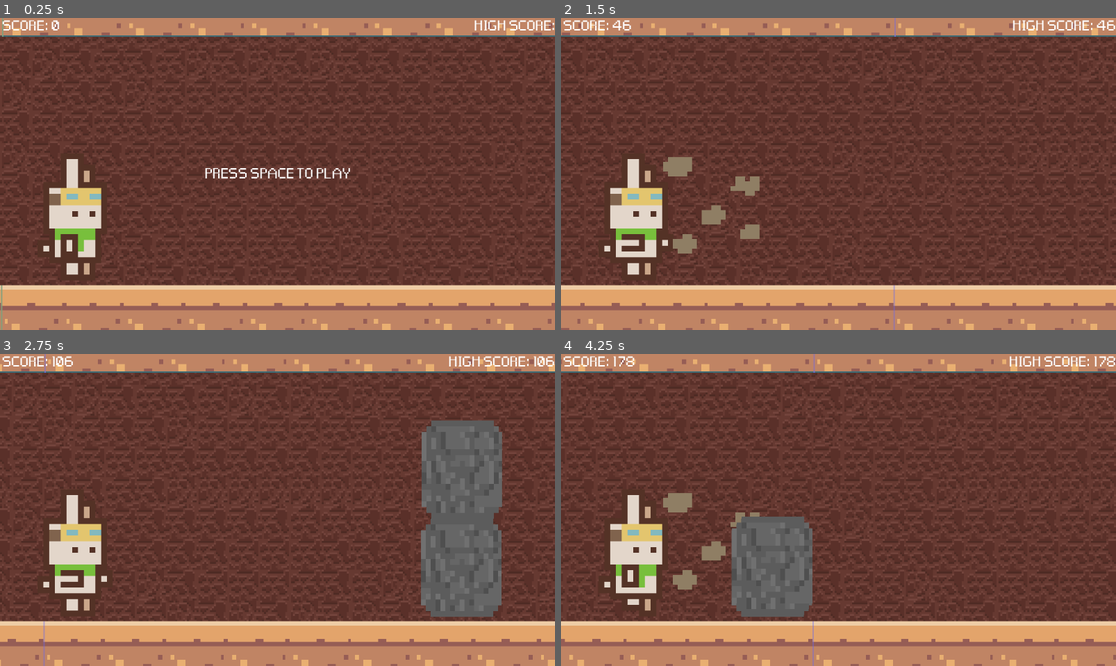
Above: before the commit, frames 1-4 (two rows, left to right).
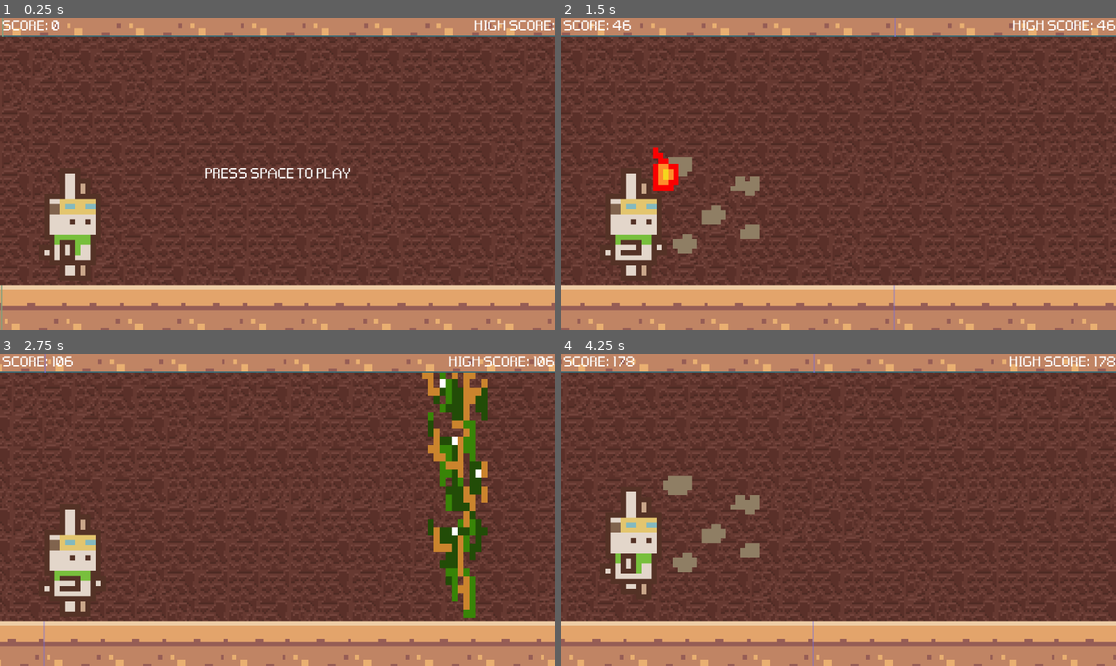
Above: after the commit, the same moments.

Repository: maryandrearv/the-elemental-path
Game: Godot game, scene res://scenes/main.tscn
Same seed, same stepped clock (60 frames per second), same inputs: the game is played once before the commit and once after it. This scene is started directly instead of the project's main scene.
Inputs:
- Up to frame 1 (0.25 s): no input
- Up to frame 2 (1.5 s): tap Space at 0.5 s; tap R (fire) at 0.6 s; tap Enter (ui_accept) at 0.77 s; tap E (earth) at 1.35 s
- Up to frame 3 (2.75 s): tap Enter (ui_accept) at 1.52 s; tap R (fire) at 1.55, 2.1 s
- Up to frame 4 (4.25 s): tap R (fire) at 2.85, 3.8 s; tap Enter (ui_accept) at 3.02, 3.77 s; tap E (earth) at 3.6 s

The runs differ from the first frame. In frame 1, 1.8% of the frame differs, in the area x 6-20%, y 43-83%; in frame 2, 2.3%; in frame 3, 12%, in the area x 6-91%, y 6-85%; in frame 4, 8.1%.

Commit message:
Added a platform obstacle that echo can jump over or stay under. The plan with this is to have some obstacles form under or over the platform at times to trick players. Also fixed a few sprite changes. Temporarily reverted the vine back to Area2D until I can figure out how to make the vine stop the player

Diff:
--- a/runner/runner/echo.gd
+++ b/runner/runner/echo.gd
@@ -24,7 +24,7 @@
 		_hide_earth_animation()
 
 	elif Input.is_action_just_pressed("fire"):
-		fire_animation.visible = false
+		fire_animation.visible = true
 		echo_sprite.play("cast")
 		fire_animation.play("fire")
 
--- a/runner/runner/main.gd
+++ b/runner/runner/main.gd
@@ -1,10 +1,11 @@
 extends Node2D
 
 @onready var fire_animation: AnimatedSprite2D = $Fire
-@onready var vine_area: StaticBody2D = $Vine
+@onready var vine_area: Area2D = $Vine
 
 # preload obstacle scenes
 var rock_scene = preload("res://scenes/rock.tscn")
+var platform_scene = preload("res://scenes/platform.tscn")
 @onready var vine_scene = preload("res://scenes/vine.tscn")
 @onready var slash_scene = preload("res://scenes/slash.tscn")
 #var obstacle_types := [rock_scene,rock_scene,rock_scene]
@@ -41,7 +42,6 @@
 const SPEED_MODIFIER : int = 12000
 var push_distance: float = 800.0
 
-var is_stopped : bool = false
 
 # Called when the node enters the scene tree for the first time.
 func _ready() -> void:
@@ -147,7 +147,7 @@
 func generate_obs():
 	# Ensure to generate rocks at appropriate intervals
 	if last_obs == null or (is_instance_valid(last_obs) and last_obs.position.x < score + randi_range(300, 500)):
-		var obstacle_type = randi_range(0, 1)
+		var obstacle_type = randi_range(0, 2)
 
 		var obs
 		var obs_x : int = $Camera2D.position.x + screen_size.x + randi_range(200, 400)
@@ -172,6 +172,14 @@
 			add_child(obs)
 			var obs_height = obs.get_node("Sprite2D").texture.get_height()
 			var obs_y : int = ceiling_height #position near ceiling
+
+			add_obs(obs, obs_x, obs_y)
+
+		elif obstacle_type == 2: #Platform
+			obs = platform_scene.instantiate()
+			var obs_height = obs.get_node("Sprite2D").texture.get_height()
+			var obs_scale = obs.get_node("Sprite2D").scale
+			var obs_y : int = (screen_size.y - ground_height - ceiling_height) / 1.90 - obs_height / 3
 
 			add_obs(obs, obs_x, obs_y)
 
@@ -249,7 +257,7 @@
 	add_child(slash_area)
 
 	#Short period visibilty for slash
-	slash_area.visible = true
+	slash_area.visible = false
 
 	#Connect collision signal
 	slash_area.connect("area_entered", Callable(self, "_on_slash_hit"))
@@ -257,8 +265,10 @@
 	#Set fireball to move forward
 	await get_tree().create_timer(0.1).timeout
 
-	#Connect the collision signal and bind fireball to remove
-	slash_area.queue_free()
+	if is_instance_valid(slash_area):
+		slash_area.disconnect("area_entered", Callable(self, "_on_slash_hit"))
+		#Connect the collision signal and bind fireball to remove
+		slash_area.queue_free()
 
 #Vine should dissapear when hit by fire slash
 func _on_slash_hit(area: Area2D) -> void:
--- a/runner/runner/scenes/Echo.tscn
+++ b/runner/runner/scenes/Echo.tscn
@@ -105,7 +105,7 @@
 }]
 
 [sub_resource type="RectangleShape2D" id="RectangleShape2D_2nvop"]
-size = Vector2(11.5, 22.1667)
+size = Vector2(11.5, 20)
 
 [sub_resource type="AtlasTexture" id="AtlasTexture_gmeea"]
 atlas = ExtResource("2_qb8ms")
@@ -170,13 +170,13 @@
 
 [node name="Echo" type="AnimatedSprite2D" parent="."]
 texture_filter = 1
-position = Vector2(6, 32)
-scale = Vector2(6, 6)
+position = Vector2(3, 40)
+scale = Vector2(5.34375, 5.3125)
 sprite_frames = SubResource("SpriteFrames_k886e")
 animation = &"cast"
 
 [node name="RunCol" type="CollisionShape2D" parent="."]
-position = Vector2(1.5, 32.5)
+position = Vector2(1.5, 39)
 scale = Vector2(6, 6)
 shape = SubResource("RectangleShape2D_2nvop")
 
@@ -193,8 +193,10 @@
 [node name="Fire" type="AnimatedSprite2D" parent="."]
 visible = false
 texture_filter = 1
-position = Vector2(78, 40)
+position = Vector2(47, 44)
 scale = Vector2(5.25, 5.59375)
 sprite_frames = SubResource("SpriteFrames_f6y3w")
 animation = &"fire"
+frame = 3
+frame_progress = 0.299554
 speed_scale = 2.0
--- /dev/null
+++ b/runner/runner/scenes/platform.tscn
@@ -0,0 +1,19 @@
+[gd_scene load_steps=3 format=3 uid="uid://8t75tb0hgbn4"]
+
+[ext_resource type="Texture2D" uid="uid://bmvwpdgp377tx" path="res://sprites/platform 8bit.png" id="1_s6dx3"]
+
+[sub_resource type="RectangleShape2D" id="RectangleShape2D_m3prc"]
+size = Vector2(20, 4.7105)
+
+[node name="Platform" type="StaticBody2D"]
+texture_filter = 1
+scale = Vector2(26.395, 7.465)
+
+[node name="Sprite2D" type="Sprite2D" parent="."]
+position = Vector2(-0.785083, 4.90677)
+texture = ExtResource("1_s6dx3")
+
+[node name="CollisionShape2D" type="CollisionShape2D" parent="."]
+position = Vector2(0, 0.785084)
+scale = Vector2(1, 1)
+shape = SubResource("RectangleShape2D_m3prc")
--- a/runner/runner/scenes/slash.gd
+++ b/runner/runner/scenes/slash.gd
@@ -6,7 +6,7 @@
 	connect("area_entered", Callable(self, "on_area_entered"))
 
 	set_process(true)
-	visible = true
+	visible = false
 
 # Called every frame. 'delta' is the elapsed time since the previous frame.
 func _process(delta: float) -> void:
--- a/runner/runner/scenes/vine.gd
+++ b/runner/runner/scenes/vine.gd
@@ -1,4 +1,4 @@
-extends StaticBody2D
+extends Area2D
 
 var is_destroyed : bool = false
 signal vine_collided
--- a/runner/runner/scenes/vine.tscn
+++ b/runner/runner/scenes/vine.tscn
@@ -6,7 +6,7 @@
 [sub_resource type="RectangleShape2D" id="RectangleShape2D_1wu3w"]
 size = Vector2(154, 523.5)
 
-[node name="Vine" type="StaticBody2D" groups=["vine"]]
+[node name="Vine" type="Area2D" groups=["vine"]]
 script = ExtResource("1_occcl")
 
 [node name="Sprite2D" type="Sprite2D" parent="."]
Binary file added: runner/runner/sprites/platform 8bit.png
Not shown, added: runner/runner/sprites/platform 8bit.png.import
